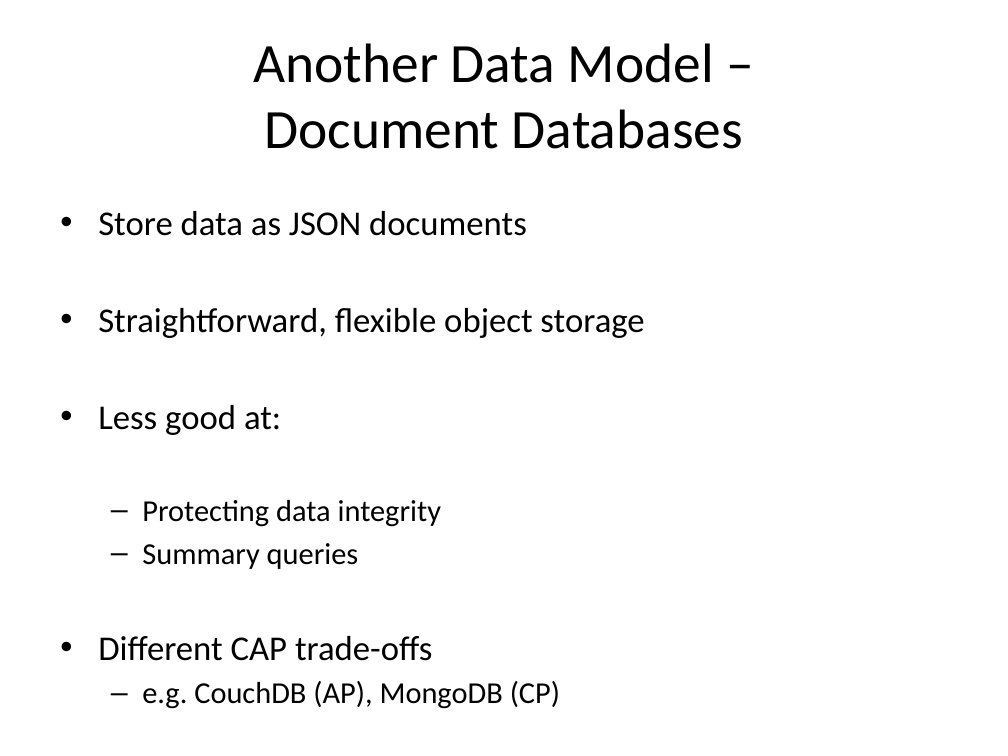
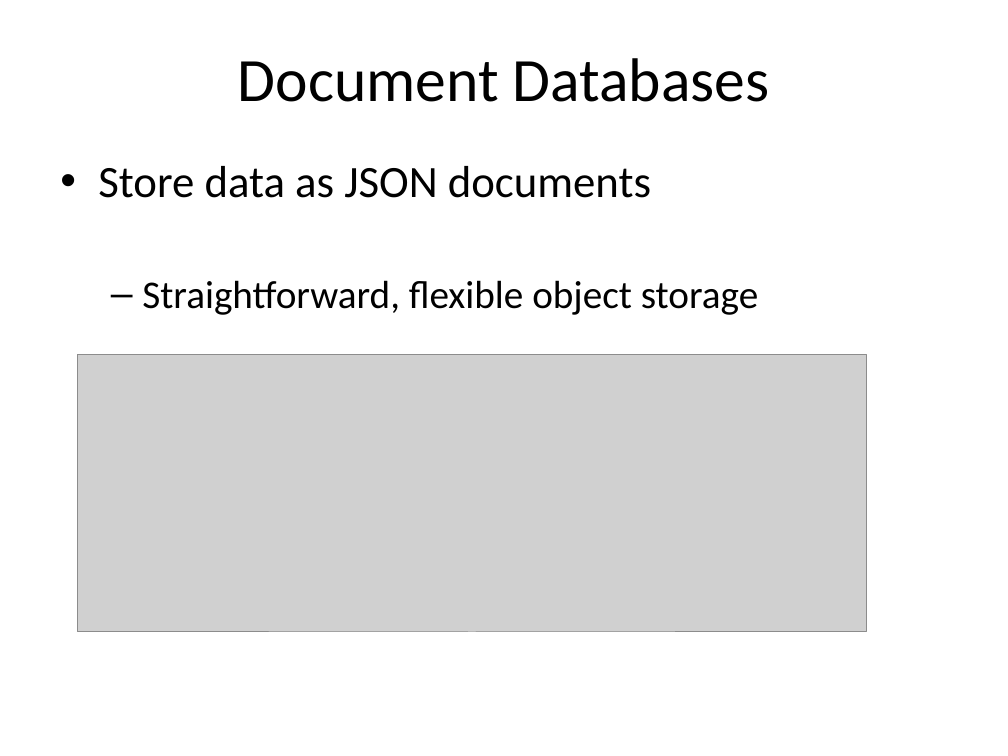
Before and after one commit to alexdgarland/database-demos, a slide deck: slide 30 of Slides/Not Only SQL - Picking A Database for DotNET.pptx. Drawn at 1008x756 pixels with LibreOffice and Linux fonts; fonts in the diff are those of the drawing; grey boxes stand for pictures. Boxes give left, top, right and bottom in pixels: in the first picture for what was removed or moved away, otherwise in the second. Text is boxed around its words. In the diff, an @@ line names an element or a change of style, - is before the commit and + after.

Commit message:
Update slides

```diff
--- a/Slides/Not Only SQL - Picking A Database for DotNET.pptx
+++ b/Slides/Not Only SQL - Picking A Database for DotNET.pptx
@@ title at <box>238,58,770,102</box>: text changed; size 39.6 to 44 pt @@
-Another Data Model –
-Document Databases
+Document Databases
@@ text "Store data as JSON documents": place and size @@
-text "Store data as JSON documents" at <box>98,211,644,709</box>
+text "Store data as JSON documents" at <box>98,166,758,315</box>
@@ text "Store data as JSON documents" at <box>98,166,758,315</box>: size 24.8 to 32 pt in "Store data as JSON documents"; size 24.8 to 28 pt in "Straightforward, flexible object storage"; more space between paragraphs; bullet • to –; list level 1 to 2 in "Straightforward, flexible object storage" @@
@@ picture added at <box>78,354,867,632</box> @@
@@ text at <box>98,405,560,709</box>: paragraphs removed @@
-• Less good at:
-  – Protecting data integrity
-  – Summary queries
-• Different CAP trade-offs
-  – e.g. CouchDB (AP), MongoDB (CP)
```
Also in this commit, not shown: 14 other slides changed, 1 slide added.
